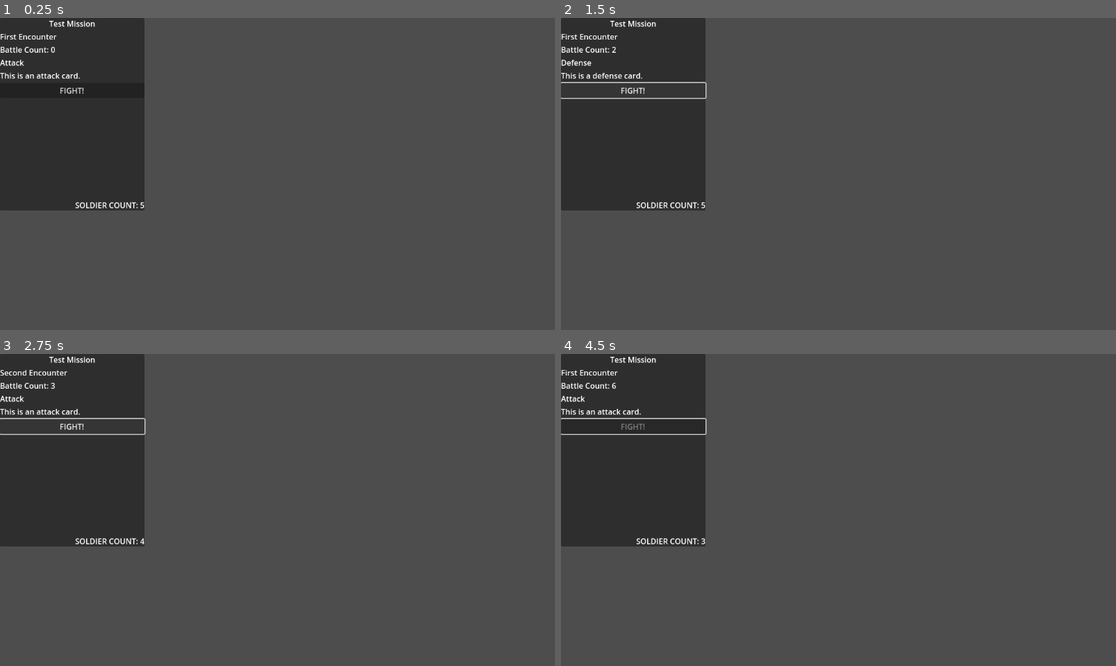
Above: before the commit, frames 1-4 (two rows, left to right).
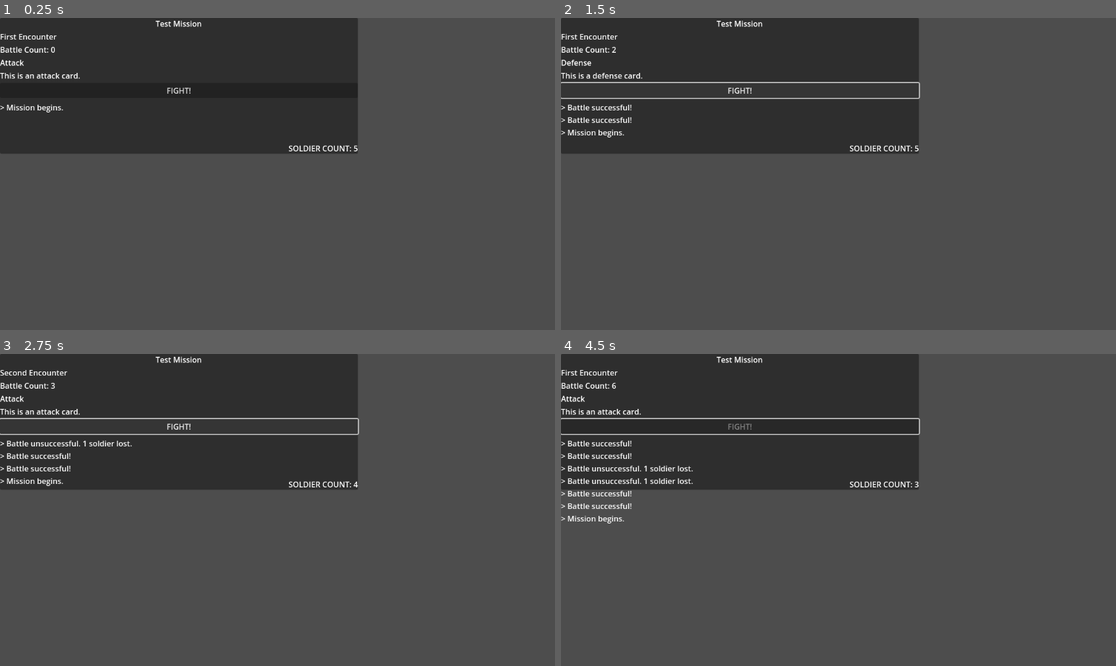
Above: after the commit, the same moments.

Repository: Shoes01/crying-suns-like
Game: Godot game, scene res://Main.tscn
Two runs of this game, one before a commit and one after it. Both use one fixed random seed, a clock stepped at 60 frames per second and the inputs below.
Inputs:
- Up to frame 1 (0.25 s): no input
- Up to frame 2 (1.5 s): click "FIGHT!" at 0.5 s; click "FIGHT!" at 1.25 s
- Up to frame 3 (2.75 s): click "FIGHT!" at 2 s
- Up to frame 4 (4.5 s): tap Enter at 2.75, 4.25 s; tap Space at 3.5 s

The runs differ from the first frame. In frame 1, 22% of the frame differs, in the area x 0-65%, y 0-62%; in frame 2, 20%; in frame 3, 20%; in frame 4, 22%.

Commit message:
Added a combat log
It floods. I'll fix that later.

Diff:
--- a/Main.gd
+++ b/Main.gd
@@ -41,7 +41,20 @@
 	check_player()
 	check_progress()
 
+	update_log(success)
 	update_UI()
+
+
+func update_log(value: bool) -> void:
+	var log_text: String = $Panel/VBoxContainer/Control/Log.get_text()
+	var new_text : String
+	if value:
+		new_text = "> Battle successful!"
+	else:
+		new_text = "> Battle unsuccessful. 1 soldier lost."
+
+	log_text = new_text + "\n" + log_text
+	$Panel/VBoxContainer/Control/Log.set_text(log_text)
 
 
 func check_player() -> void:
--- a/Main.tscn
+++ b/Main.tscn
@@ -6,8 +6,8 @@
 script = ExtResource("1")
 
 [node name="Panel" type="Panel" parent="."]
-offset_right = 300.0
-offset_bottom = 400.0
+offset_right = 743.0
+offset_bottom = 282.0
 size_flags_horizontal = 3
 size_flags_vertical = 3
 
@@ -16,50 +16,64 @@
 anchor_bottom = 1.0
 
 [node name="MissionTitle" type="Label" parent="Panel/VBoxContainer"]
-offset_right = 300.0
+offset_right = 743.0
 offset_bottom = 26.0
 text = "MISSION TITLE"
 horizontal_alignment = 1
 
 [node name="EncounterTitle" type="Label" parent="Panel/VBoxContainer"]
 offset_top = 30.0
-offset_right = 300.0
+offset_right = 743.0
 offset_bottom = 56.0
 text = "ENCOUNTER TITLE"
 
 [node name="BattleCount" type="Label" parent="Panel/VBoxContainer"]
 offset_top = 60.0
-offset_right = 300.0
+offset_right = 743.0
 offset_bottom = 86.0
 text = "Battle Count: 0"
 
 [node name="Card" type="VBoxContainer" parent="Panel/VBoxContainer"]
 offset_top = 90.0
-offset_right = 300.0
+offset_right = 743.0
 offset_bottom = 146.0
 grow_horizontal = 2
 
 [node name="CardTitle" type="Label" parent="Panel/VBoxContainer/Card"]
-offset_right = 300.0
+offset_right = 743.0
 offset_bottom = 26.0
 text = "CARD TITLE"
 
 [node name="CardDescription" type="Label" parent="Panel/VBoxContainer/Card"]
 offset_top = 30.0
-offset_right = 300.0
+offset_right = 743.0
 offset_bottom = 56.0
 text = "Card Description."
 
 [node name="FightButton" type="Button" parent="Panel/VBoxContainer"]
 offset_top = 150.0
-offset_right = 300.0
+offset_right = 743.0
 offset_bottom = 181.0
 text = "FIGHT!"
 
+[node name="Control" type="Control" parent="Panel/VBoxContainer"]
+offset_top = 185.0
+offset_right = 743.0
+offset_bottom = 231.0
+size_flags_vertical = 3
+
+[node name="Log" type="Label" parent="Panel/VBoxContainer/Control"]
+clip_contents = true
+offset_top = 4.0
+offset_right = 743.0
+offset_bottom = 30.0
+text = "> Mission begins."
+clip_text = true
+
 [node name="SoldierCount" type="Label" parent="Panel/VBoxContainer"]
-offset_top = 185.0
-offset_right = 300.0
-offset_bottom = 400.0
+offset_top = 235.0
+offset_right = 743.0
+offset_bottom = 282.0
 size_flags_vertical = 7
 text = "SOLDIER COUNT: 0"
 horizontal_alignment = 2
Not shown, changed: NOTES.md
